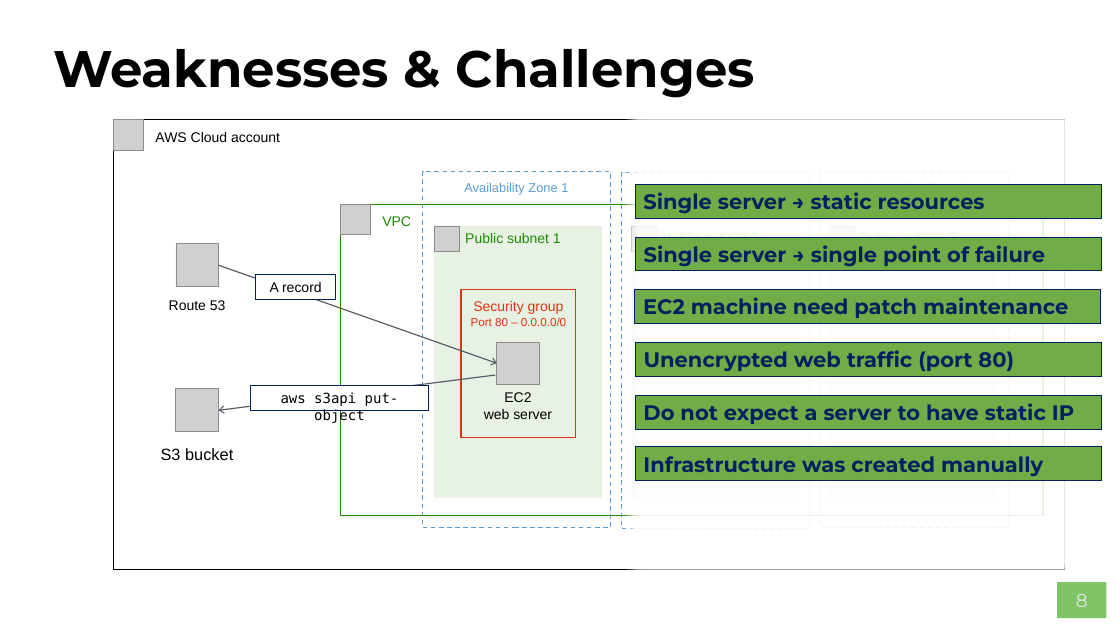
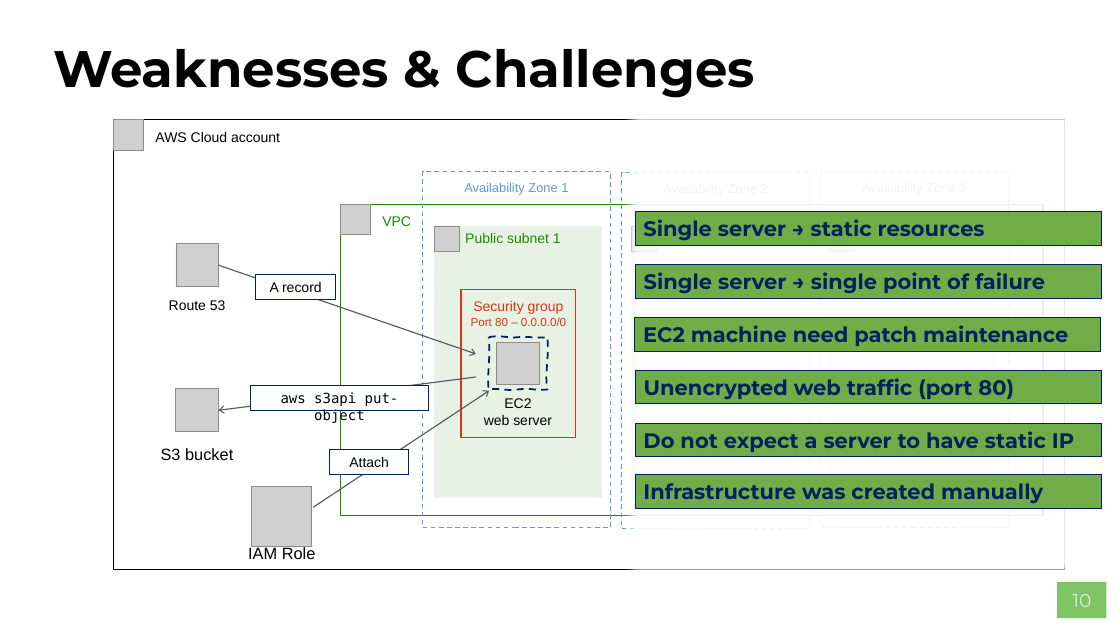
Before and after one commit to AWS-Competence-Group/sessions, a slide deck: slide 10 of 03-aws-core-services-with-iam/03-aws-core-services-with-iam.pptx (slide 8 before the commit). Drawn at 1120x630 pixels with LibreOffice and Linux fonts; fonts in the diff are those of the drawing; grey boxes stand for pictures; background and template pictures are left out. Boxes give left, top, right and bottom in pixels: in the first picture for what was removed or moved away, otherwise in the second. Text is boxed around its words. In the diff, an @@ line names an element or a change of style, - is before the commit and + after.

```diff
--- a/03-aws-core-services-with-iam/03-aws-core-services-with-iam.pptx
+++ b/03-aws-core-services-with-iam/03-aws-core-services-with-iam.pptx
@@ rectangle "Public subnet 2": place and size @@
-rectangle "Public subnet 2" at box(663, 232, 758, 247)
+rectangle "Public subnet 2" at box(632, 226, 800, 498)
@@ 5 rectangles: place and size @@
-5 rectangles at box(635, 184, 1102, 481)
+5 rectangles at box(635, 212, 1102, 508)
@@ rectangle "Public subnet 3": place and size @@
-rectangle "Public subnet 3" at box(860, 232, 956, 247)
+rectangle "Public subnet 3" at box(829, 226, 997, 498)
@@ arrow moved from (218, 266) - (497, 363) to (218, 266) - (476, 354) @@
@@ freeform shape added at box(489, 337, 548, 389), outline #002060 1.5 pt dashed @@
@@ arrow moved from (496, 375) - (218, 410) to (476, 377) - (218, 410) @@
@@ arrow added from (313, 507) to (489, 391), #545B64 1 pt @@
@@ text "EC2 web server": place and size @@
-text "EC2 web server" at box(484, 392, 552, 419)
+text "EC2 web server" at box(484, 398, 552, 425)
@@ rectangle "Do not expect a server ...": place and size @@
-rectangle "Do not expect a server ..." at box(635, 396, 1102, 429)
+rectangle "Do not expect a server ..." at box(635, 423, 1102, 457)
@@ rectangle added at box(329, 450, 409, 475), fill #FFFFFF, outline #002060 0.75 pt, 12 pt, text #000000 @@
+Attach
@@ picture added at box(251, 486, 312, 547) @@
@@ text added at box(248, 545, 316, 559), 14 pt, text #000000 @@
+IAM Role
@@ page number at box(1072, 594, 1091, 607): text changed @@
-8
+10
```
Also in this commit, not shown: 4 other slides changed, 2 slides added.
